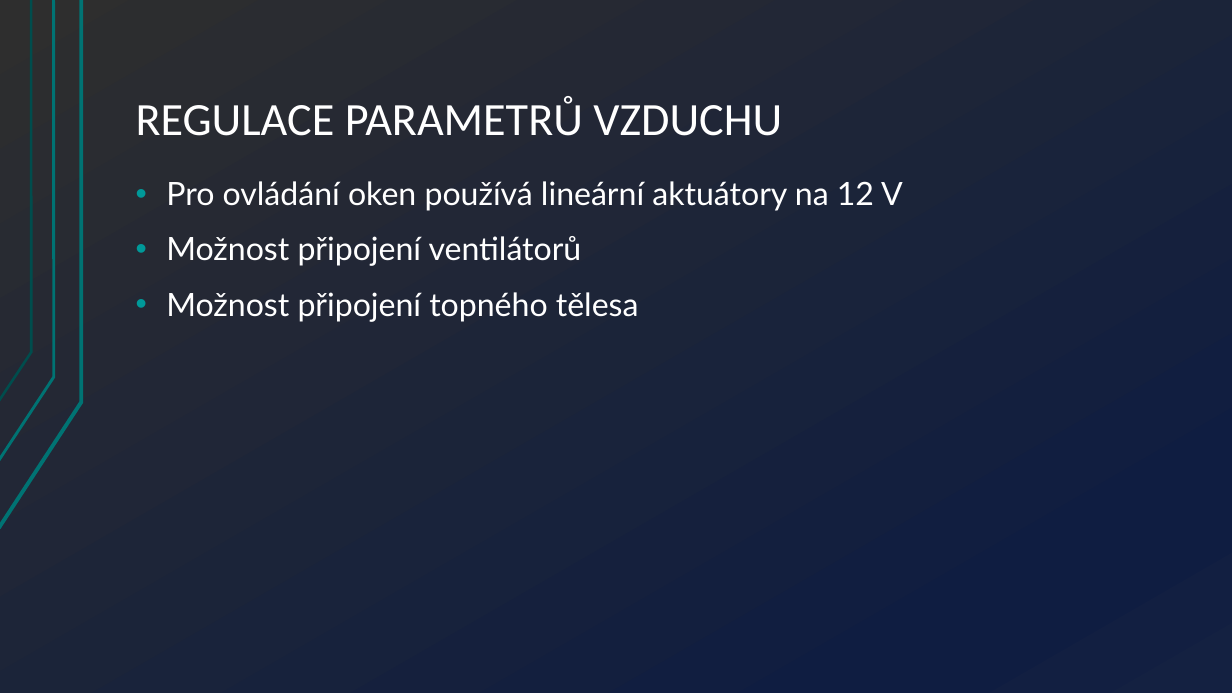
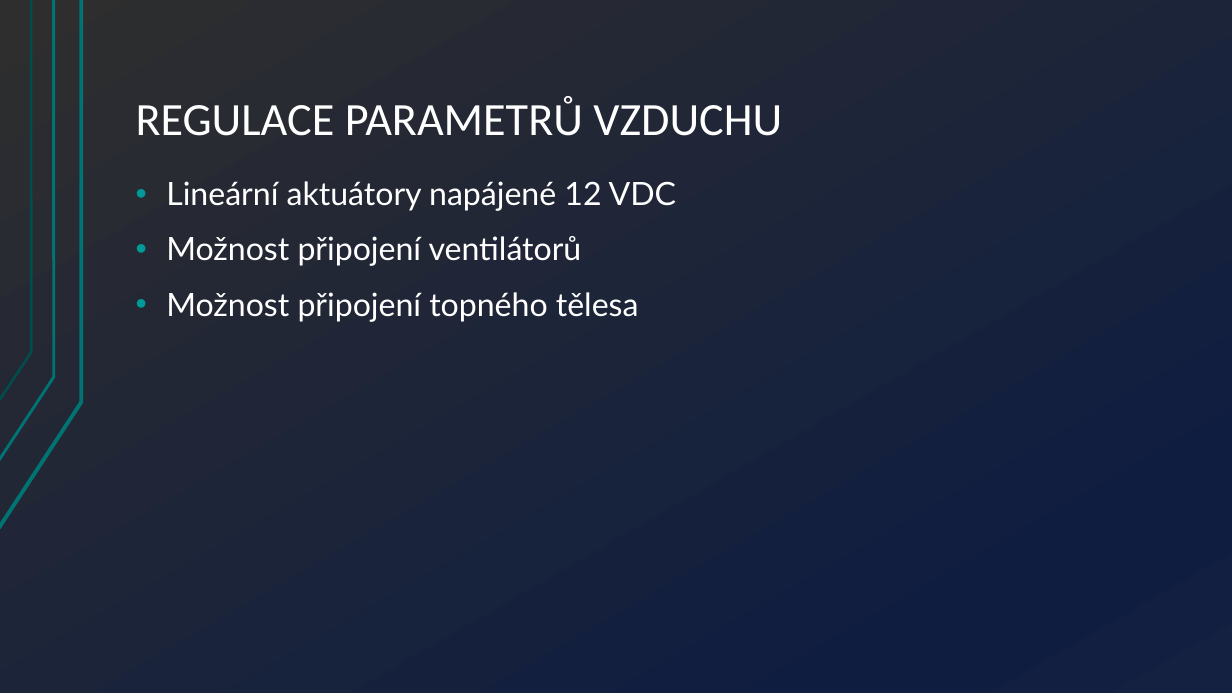
Before and after one commit to Hellpetros/SOC-2020-TEXT, a slide deck: slide 15 of PRESENTATION/SOČ-2020-PREZENTACE-ŠKOLNÍ_KOLO/ŠKOLNÍ KOLO.pptx (slide 13 before the commit). Drawn at 1232x693 pixels with LibreOffice and Linux fonts; fonts in the diff are those of the drawing. Boxes give left, top, right and bottom in pixels: in the first picture for what was removed or moved away, otherwise in the second. Text is boxed around its words. In the diff, an @@ line names an element or a change of style, - is before the commit and + after.

```diff
--- a/PRESENTATION/SOČ-2020-PREZENTACE-ŠKOLNÍ_KOLO/ŠKOLNÍ KOLO.pptx
+++ b/PRESENTATION/SOČ-2020-PREZENTACE-ŠKOLNÍ_KOLO/ŠKOLNÍ KOLO.pptx
@@ text at [166,181,677,211]: text changed @@
-• Pro ovládání oken používá lineární aktuátory na 12 V
+• Lineární aktuátory napájené 12 VDC
```
Also in this commit, not shown: 7 other slides changed, 7 slides added, 5 slides removed, 9 other files.
